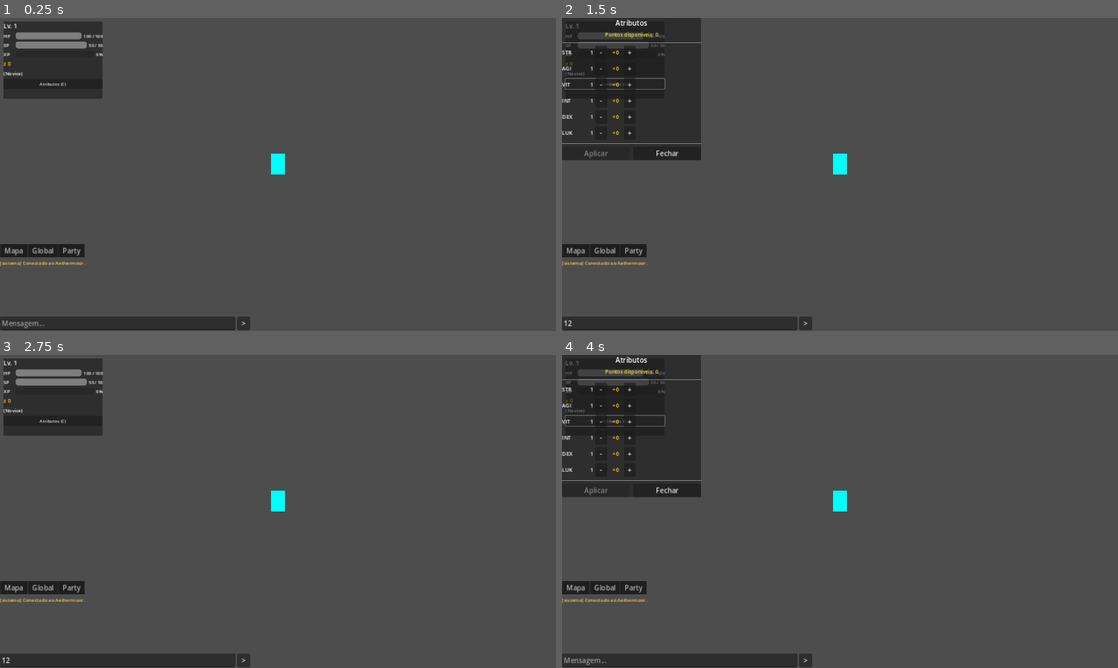
Above: before the commit, frames 1-4 (two rows, left to right).
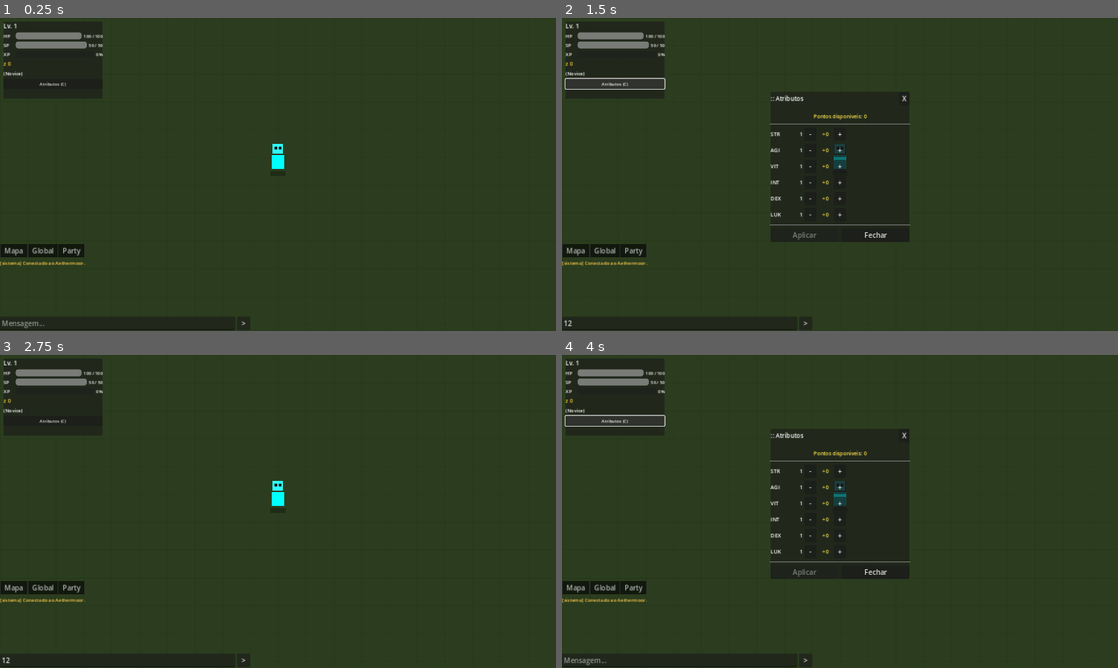
Above: after the commit, the same moments.

Repository: renash2me/Game-1.0
Game: Godot game, scene res://scenes/game_world.tscn
The game is run twice, just before and just after one commit, with the same random seed, the same clock (stepped at 60 frames per second) and the same inputs. This scene is started directly instead of the project's main scene.
Inputs (mouse positions are in pixels of both pictures, inside the frame that each line leads up to):
- Up to frame 1 (0.25 s): no input
- Up to frame 2 (1.5 s): click (678, 324) at 0.52 s; type "12" at 0.6 s; click "Atributos (C)" at 1.25 s
- Up to frame 3 (2.75 s): click "Fechar" (after the commit: "X") at 2 s
- Up to frame 4 (4 s): click ">" at 2.75 s; click "Atributos (C)" at 3.5 s

The runs differ from the first frame. In frame 1, 93% of the frame differs, in the area x 0-100%, y 0-100%; in frame 2, 88%; in frame 3, 93%; in frame 4, 88%.

Commit message:
feat(client): visuais, fundo e painel de atributos arrastavel
game_world.gd:
- Fundo verde-escuro com grade sutil (CanvasLayer layer=-10)
- Personagem com cabeca, corpo, olhos e sombra
- Mob com corpo arredondado, olhos brancos com pupila e sombra
- Drop com brilho dourado e animacao de bobbing
- Numeros de dano em amarelo-ouro com deslocamento aleatorio

stats_panel.gd:
- Barra de titulo arrastavel (cursor MOVE, drag com mouse)
- Botao X para fechar na barra de titulo
- Painel posicionado centralmente por padrao, livre para arrastar

main_menu.gd:
- Fundo gradiente azul escuro → roxo escuro

Co-Authored-By: Claude Sonnet 4.6 <noreply@anthropic.com>
Claude-Session: https://claude.ai/code/session_01KzEqHDrWbGyHQtNhqA5Y96

Diff:
--- a/client/scripts/ui/game_world.gd
+++ b/client/scripts/ui/game_world.gd
@@ -26,6 +26,7 @@
 func _ready() -> void:
 	_local_name = str(GameState.character.get("name", ""))
 	CharacterData.apply_from_response(GameState.character)
+	_add_ground()
 
 	var px : float = GameState.character.get("pos_x", 0.0)
 	var py : float = GameState.character.get("pos_y", 0.0)
@@ -33,13 +34,34 @@
 	_ensure_local_player(px, py)
 	_camera.position = Vector2(px, py)
 
-	# Conecta mensagens WS
 	WsClient.message_received.connect(_on_ws_message)
 	WsClient.ws_disconnected.connect(_on_ws_disconnected)
 
-	# Carrega mapa
 	var map_id : String = GameState.character.get("current_map", "starter_village")
 	MapManager.load_map(map_id)
+
+func _add_ground() -> void:
+	var layer := CanvasLayer.new()
+	layer.layer = -10
+	add_child(layer)
+	var ground := ColorRect.new()
+	ground.color = Color(0.17, 0.24, 0.12)
+	ground.size = Vector2(8000, 8000)
+	ground.position = Vector2(-4000, -4000)
+	layer.add_child(ground)
+	# Grade sutil para dar sensacao de profundidade
+	for gx in range(-20, 21):
+		var line := ColorRect.new()
+		line.color = Color(0.0, 0.0, 0.0, 0.08)
+		line.size = Vector2(1, 8000)
+		line.position = Vector2(gx * 64 - 0.5, -4000)
+		layer.add_child(line)
+	for gy in range(-20, 21):
+		var line := ColorRect.new()
+		line.color = Color(0.0, 0.0, 0.0, 0.08)
+		line.size = Vector2(8000, 1)
+		line.position = Vector2(-4000, gy * 64 - 0.5)
+		layer.add_child(line)
 
 # ── Input ─────────────────────────────────────────────────────────────────────
 
@@ -258,17 +280,46 @@
 func _build_player_node(pname: String, color: Color) -> Node2D:
 	var root := Node2D.new()
 
-	var sprite := ColorRect.new()
-	sprite.size = Vector2(16, 24)
-	sprite.position = Vector2(-8, -24)
-	sprite.color = color
-	root.add_child(sprite)
-
+	# Sombra
+	var shadow := ColorRect.new()
+	shadow.size = Vector2(18, 6)
+	shadow.position = Vector2(-9, -4)
+	shadow.color = Color(0, 0, 0, 0.28)
+	root.add_child(shadow)
+
+	# Corpo
+	var body := ColorRect.new()
+	body.size = Vector2(14, 16)
+	body.position = Vector2(-7, -22)
+	body.color = color
+	root.add_child(body)
+
+	# Cabeca
+	var head := ColorRect.new()
+	head.size = Vector2(12, 11)
+	head.position = Vector2(-6, -35)
+	head.color = color.lightened(0.18)
+	root.add_child(head)
+
+	# Olhos
+	var el := ColorRect.new()
+	el.size = Vector2(3, 3)
+	el.position = Vector2(-4, -32)
+	el.color = Color(0.05, 0.05, 0.05)
+	root.add_child(el)
+
+	var er := ColorRect.new()
+	er.size = Vector2(3, 3)
+	er.position = Vector2(1, -32)
+	er.color = Color(0.05, 0.05, 0.05)
+	root.add_child(er)
+
+	# Nome
 	var lbl := Label.new()
 	lbl.text = pname
-	lbl.position = Vector2(-24, -40)
+	lbl.position = Vector2(-28, -50)
 	lbl.add_theme_font_size_override("font_size", 10)
-	lbl.modulate = Color(1, 1, 0.6)
+	lbl.modulate = Color(1.0, 1.0, 0.7)
 	root.add_child(lbl)
 
 	return root
@@ -277,18 +328,60 @@
 	var iid : String = mob.get("instance_id", "")
 	if iid in _mobs:
 		return
+	var mob_id : String = mob.get("monster_id", "mob")
 	var root := Node2D.new()
-	var sprite := ColorRect.new()
-	sprite.size = Vector2(16, 16)
-	sprite.position = Vector2(-8, -16)
-	sprite.color = Color(1.0, 0.3, 0.3)
-	root.add_child(sprite)
-
+
+	# Sombra
+	var shadow := ColorRect.new()
+	shadow.size = Vector2(22, 6)
+	shadow.position = Vector2(-11, -4)
+	shadow.color = Color(0, 0, 0, 0.25)
+	root.add_child(shadow)
+
+	# Corpo arredondado (simulado com rects sobrepostos)
+	var body := ColorRect.new()
+	body.size = Vector2(20, 16)
+	body.position = Vector2(-10, -20)
+	body.color = Color(0.95, 0.3, 0.3)
+	root.add_child(body)
+
+	var body_top := ColorRect.new()
+	body_top.size = Vector2(16, 4)
+	body_top.position = Vector2(-8, -24)
+	body_top.color = Color(0.95, 0.3, 0.3)
+	root.add_child(body_top)
+
+	# Olhos brancos + pupila
+	var ew_l := ColorRect.new()
+	ew_l.size = Vector2(5, 5)
+	ew_l.position = Vector2(-7, -18)
+	ew_l.color = Color(1, 1, 1)
+	root.add_child(ew_l)
+
+	var ep_l := ColorRect.new()
+	ep_l.size = Vector2(2, 3)
+	ep_l.position = Vector2(-6, -17)
+	ep_l.color = Color(0.1, 0.05, 0.05)
+	root.add_child(ep_l)
+
+	var ew_r := ColorRect.new()
+	ew_r.size = Vector2(5, 5)
+	ew_r.position = Vector2(2, -18)
+	ew_r.color = Color(1, 1, 1)
+	root.add_child(ew_r)
+
+	var ep_r := ColorRect.new()
+	ep_r.size = Vector2(2, 3)
+	ep_r.position = Vector2(3, -17)
+	ep_r.color = Color(0.1, 0.05, 0.05)
+	root.add_child(ep_r)
+
+	# Nome do mob
 	var lbl := Label.new()
-	lbl.text = mob.get("monster_id", "mob")
-	lbl.position = Vector2(-16, -28)
+	lbl.text = mob_id
+	lbl.position = Vector2(-20, -35)
 	lbl.add_theme_font_size_override("font_size", 9)
-	lbl.modulate = Color(1.0, 0.5, 0.5)
+	lbl.modulate = Color(1.0, 0.6, 0.6)
 	root.add_child(lbl)
 
 	root.position = Vector2(mob.get("x", 0.0), mob.get("y", 0.0))
@@ -297,24 +390,49 @@
 
 func _build_drop_node(_drop_id: String, pos: Vector2) -> Node2D:
 	var root := Node2D.new()
-	var dot := ColorRect.new()
-	dot.size = Vector2(8, 8)
-	dot.position = Vector2(-4, -4)
-	dot.color = Color(1.0, 1.0, 0.2)
-	root.add_child(dot)
+
+	# Brilho externo
+	var glow := ColorRect.new()
+	glow.size = Vector2(14, 14)
+	glow.position = Vector2(-7, -7)
+	glow.color = Color(1.0, 0.9, 0.1, 0.35)
+	root.add_child(glow)
+
+	# Gema
+	var gem := ColorRect.new()
+	gem.size = Vector2(9, 9)
+	gem.position = Vector2(-4.5, -4.5)
+	gem.color = Color(1.0, 0.85, 0.0)
+	root.add_child(gem)
+
+	# Reflexo
+	var shine := ColorRect.new()
+	shine.size = Vector2(3, 3)
+	shine.position = Vector2(-3.5, -3.5)
+	shine.color = Color(1.0, 1.0, 0.95)
+	root.add_child(shine)
+
 	root.position = pos
+
+	# Animacao de bobbing
+	var tw := root.create_tween()
+	tw.set_loops()
+	tw.tween_property(root, "position:y", pos.y - 5.0, 0.55).set_trans(Tween.TRANS_SINE).set_ease(Tween.EASE_IN_OUT)
+	tw.tween_property(root, "position:y", pos.y, 0.55).set_trans(Tween.TRANS_SINE).set_ease(Tween.EASE_IN_OUT)
+
 	return root
 
 func _spawn_damage_label(pos: Vector2, text: String) -> void:
 	var lbl := Label.new()
 	lbl.text = text
-	lbl.position = pos + Vector2(-10, -20)
-	lbl.add_theme_font_size_override("font_size", 14)
-	lbl.modulate = Color(1.0, 0.2, 0.2)
+	var offset := Vector2(randf_range(-8.0, 8.0), -20.0)
+	lbl.position = pos + offset
+	lbl.add_theme_font_size_override("font_size", 16)
+	lbl.modulate = Color(1.0, 0.88, 0.1)
 	add_child(lbl)
 	var tween := create_tween()
-	tween.tween_property(lbl, "position", lbl.position + Vector2(0, -30), 0.8)
-	tween.parallel().tween_property(lbl, "modulate:a", 0.0, 0.8)
+	tween.tween_property(lbl, "position", lbl.position + Vector2(0, -42), 0.7)
+	tween.parallel().tween_property(lbl, "modulate:a", 0.0, 0.7)
 	tween.tween_callback(lbl.queue_free)
 
 # ── Desconexão ────────────────────────────────────────────────────────────────
--- a/client/scripts/ui/main_menu.gd
+++ b/client/scripts/ui/main_menu.gd
@@ -9,7 +9,24 @@
 @onready var _reg_err    : Label    = $Center/VBox/Tabs/Registro/Error
 
 func _ready() -> void:
+	_add_background()
 	GameState.clear()
+
+func _add_background() -> void:
+	var bg := TextureRect.new()
+	bg.set_anchors_preset(Control.PRESET_FULL_RECT)
+	bg.stretch_mode = TextureRect.STRETCH_FILL
+	bg.mouse_filter = Control.MOUSE_FILTER_IGNORE
+	var grad := Gradient.new()
+	grad.set_color(0, Color(0.04, 0.06, 0.18))
+	grad.set_color(1, Color(0.08, 0.03, 0.14))
+	var tex := GradientTexture2D.new()
+	tex.gradient = grad
+	tex.fill_from = Vector2(0.0, 0.0)
+	tex.fill_to   = Vector2(0.0, 1.0)
+	bg.texture = tex
+	add_child(bg)
+	move_child(bg, 0)
 
 # ── Login ─────────────────────────────────────────────────────────────────────
 
--- a/client/scripts/ui/stats_panel.gd
+++ b/client/scripts/ui/stats_panel.gd
@@ -9,45 +9,63 @@
 	["luk",  "LUK"],
 ]
 
-var _pending        : Dictionary = {}
-var _current_labels : Dictionary = {}
-var _pending_labels : Dictionary = {}
+var _pending        : Dictionary    = {}
+var _current_labels : Dictionary    = {}
+var _pending_labels : Dictionary    = {}
 var _avail_label    : Label
 var _apply_btn      : Button
+var _panel          : PanelContainer
+var _drag_offset    : Vector2       = Vector2.ZERO
+var _dragging       : bool          = false
 
 func _ready() -> void:
 	for d in _STAT_DEFS:
 		_pending[d[0]] = 0
 	_build_ui()
 	_refresh()
+	call_deferred("_center_panel")
 
 func _build_ui() -> void:
 	set_anchors_preset(Control.PRESET_FULL_RECT)
+	mouse_filter = Control.MOUSE_FILTER_PASS
 
 	var overlay := ColorRect.new()
-	overlay.color = Color(0, 0, 0, 0.65)
+	overlay.color = Color(0, 0, 0, 0.55)
 	overlay.set_anchors_preset(Control.PRESET_FULL_RECT)
 	overlay.mouse_filter = Control.MOUSE_FILTER_STOP
 	add_child(overlay)
 
-	var center := CenterContainer.new()
-	center.set_anchors_preset(Control.PRESET_FULL_RECT)
-	center.mouse_filter = Control.MOUSE_FILTER_PASS
-	add_child(center)
-
-	var panel := PanelContainer.new()
-	panel.custom_minimum_size = Vector2(320, 0)
-	center.add_child(panel)
+	_panel = PanelContainer.new()
+	_panel.custom_minimum_size = Vector2(320, 0)
+	add_child(_panel)
 
 	var vbox := VBoxContainer.new()
 	vbox.add_theme_constant_override("separation", 6)
-	panel.add_child(vbox)
-
-	var title := Label.new()
-	title.text = "Atributos"
-	title.horizontal_alignment = HORIZONTAL_ALIGNMENT_CENTER
-	title.add_theme_font_size_override("font_size", 16)
-	vbox.add_child(title)
+	_panel.add_child(vbox)
+
+	# Barra de titulo arrastavel
+	var title_bar := HBoxContainer.new()
+	title_bar.custom_minimum_size = Vector2(0, 26)
+	title_bar.add_theme_constant_override("separation", 4)
+	title_bar.mouse_filter = Control.MOUSE_FILTER_STOP
+	title_bar.mouse_default_cursor_shape = Control.CURSOR_MOVE
+	title_bar.gui_input.connect(_on_title_drag)
+	vbox.add_child(title_bar)
+
+	var title_lbl := Label.new()
+	title_lbl.text = ":: Atributos"
+	title_lbl.size_flags_horizontal = Control.SIZE_EXPAND_FILL
+	title_lbl.add_theme_font_size_override("font_size", 14)
+	title_lbl.mouse_filter = Control.MOUSE_FILTER_PASS
+	title_bar.add_child(title_lbl)
+
+	var close_x := Button.new()
+	close_x.text = "X"
+	close_x.custom_minimum_size = Vector2(24, 0)
+	close_x.pressed.connect(_on_close_pressed)
+	title_bar.add_child(close_x)
+
+	vbox.add_child(HSeparator.new())
 
 	_avail_label = Label.new()
 	_avail_label.horizontal_alignment = HORIZONTAL_ALIGNMENT_CENTER
@@ -78,6 +96,16 @@
 	close_btn.pressed.connect(_on_close_pressed)
 	btn_row.add_child(close_btn)
 
+func _center_panel() -> void:
+	var vp := get_viewport()
+	if vp == null or _panel == null:
+		return
+	var vp_size := vp.get_visible_rect().size
+	_panel.position = Vector2(
+		(vp_size.x - 320.0) * 0.5,
+		(vp_size.y - 380.0) * 0.5
+	)
+
 func _build_stat_row(parent: Control, key: String, abbr: String) -> void:
 	var row := HBoxContainer.new()
 	row.add_theme_constant_override("separation", 4)
@@ -85,7 +113,7 @@
 
 	var name_lbl := Label.new()
 	name_lbl.text = abbr
-	name_lbl.custom_minimum_size = Vector2(32, 0)
+	name_lbl.custom_minimum_size = Vector2(34, 0)
 	name_lbl.add_theme_font_size_override("font_size", 12)
 	row.add_child(name_lbl)
 
@@ -105,7 +133,7 @@
 
 	var pending_lbl := Label.new()
 	pending_lbl.text = "+0"
-	pending_lbl.custom_minimum_size = Vector2(30, 0)
+	pending_lbl.custom_minimum_size = Vector2(32, 0)
 	pending_lbl.horizontal_alignment = HORIZONTAL_ALIGNMENT_CENTER
 	pending_lbl.add_theme_font_size_override("font_size", 12)
 	pending_lbl.modulate = Color(1.0, 0.9, 0.3)
@@ -117,6 +145,24 @@
 	plus_btn.custom_minimum_size = Vector2(28, 0)
 	plus_btn.pressed.connect(_on_plus.bind(key))
 	row.add_child(plus_btn)
+
+# ── Drag ──────────────────────────────────────────────────────────────────────
+
+func _on_title_drag(event: InputEvent) -> void:
+	if event is InputEventMouseButton and event.button_index == MOUSE_BUTTON_LEFT:
+		_dragging = event.pressed
+		if event.pressed:
+			_drag_offset = _panel.position - get_local_mouse_position()
+
+func _input(event: InputEvent) -> void:
+	if not visible or not _dragging:
+		return
+	if event is InputEventMouseMotion:
+		_panel.position = get_local_mouse_position() + _drag_offset
+	elif event is InputEventMouseButton and not event.pressed:
+		_dragging = false
+
+# ── Refresh ───────────────────────────────────────────────────────────────────
 
 func _refresh() -> void:
 	if _current_labels.is_empty():
